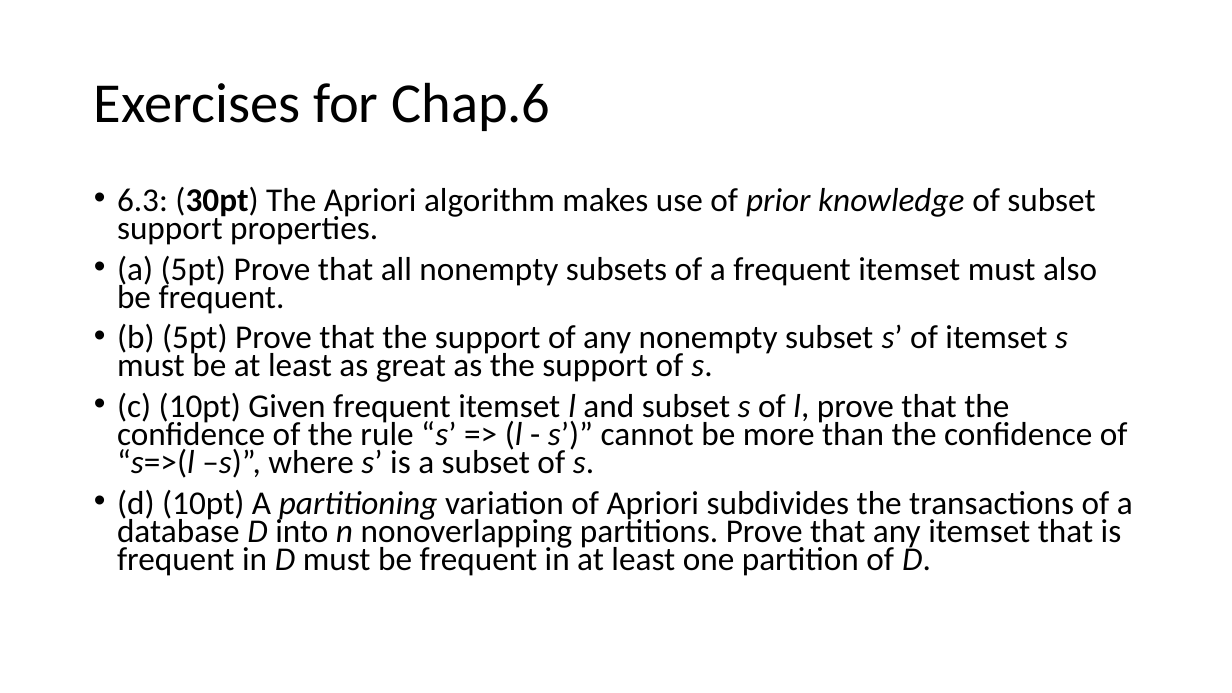
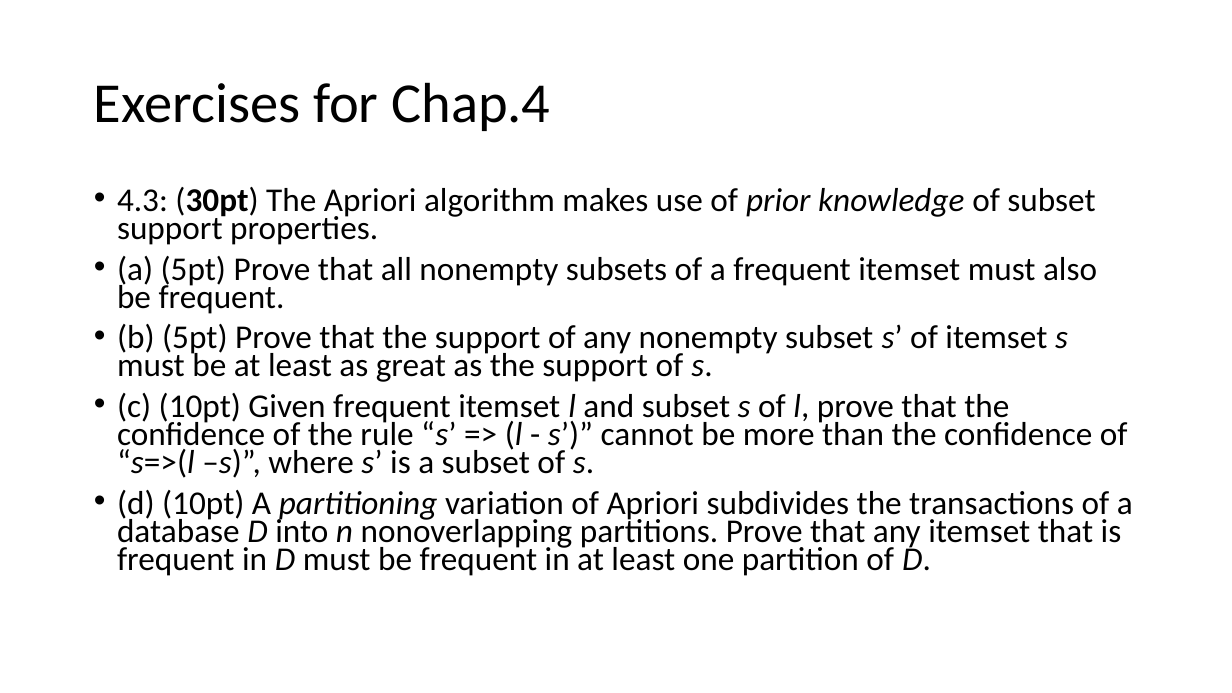
Before and after one commit to chriswjh/chriswjh.github.io, a slide deck: slide 3 of EDM/HW2.pptx. Drawn at 1232x693 pixels with LibreOffice and Linux fonts; fonts in the diff are those of the drawing. Boxes give left, top, right and bottom in pixels: in the first picture for what was removed or moved away, otherwise in the second. Text is boxed around its words. In the diff, an @@ line names an element or a change of style, - is before the commit and + after.

```diff
--- a/EDM/HW2.pptx
+++ b/EDM/HW2.pptx
@@ title at bbox=[94, 82, 550, 131]: text changed @@
-Exercises for Chap.6
+Exercises for Chap.4
@@ text at bbox=[117, 187, 1095, 245]: text changed @@
-• 6.3: (30pt) The Apriori algorithm makes use of prior knowledge of subset support properties.
+• 4.3: (30pt) The Apriori algorithm makes use of prior knowledge of subset support properties.
```
Also in this commit, not shown: 6 other slides changed, 2 slides added, 1 slide removed, 4 other files.
